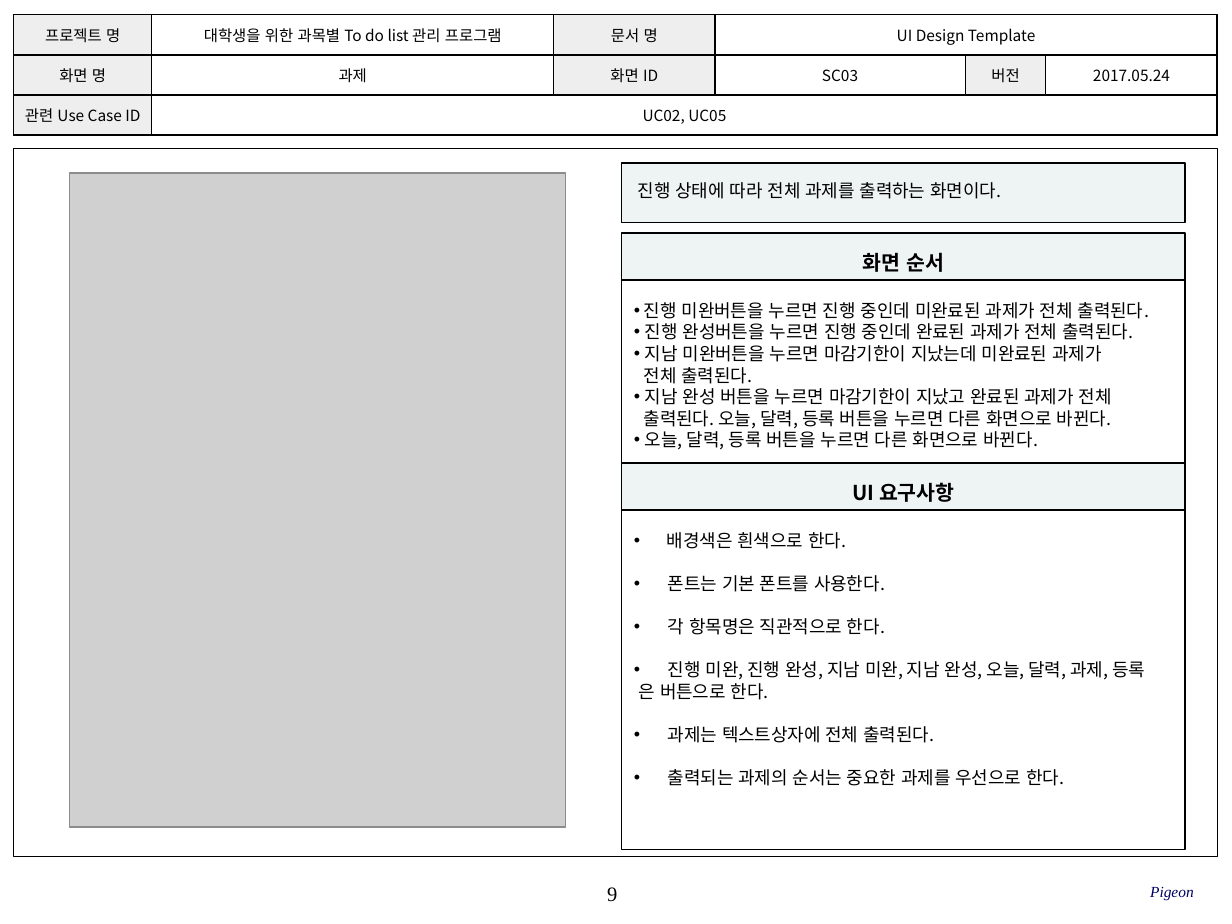
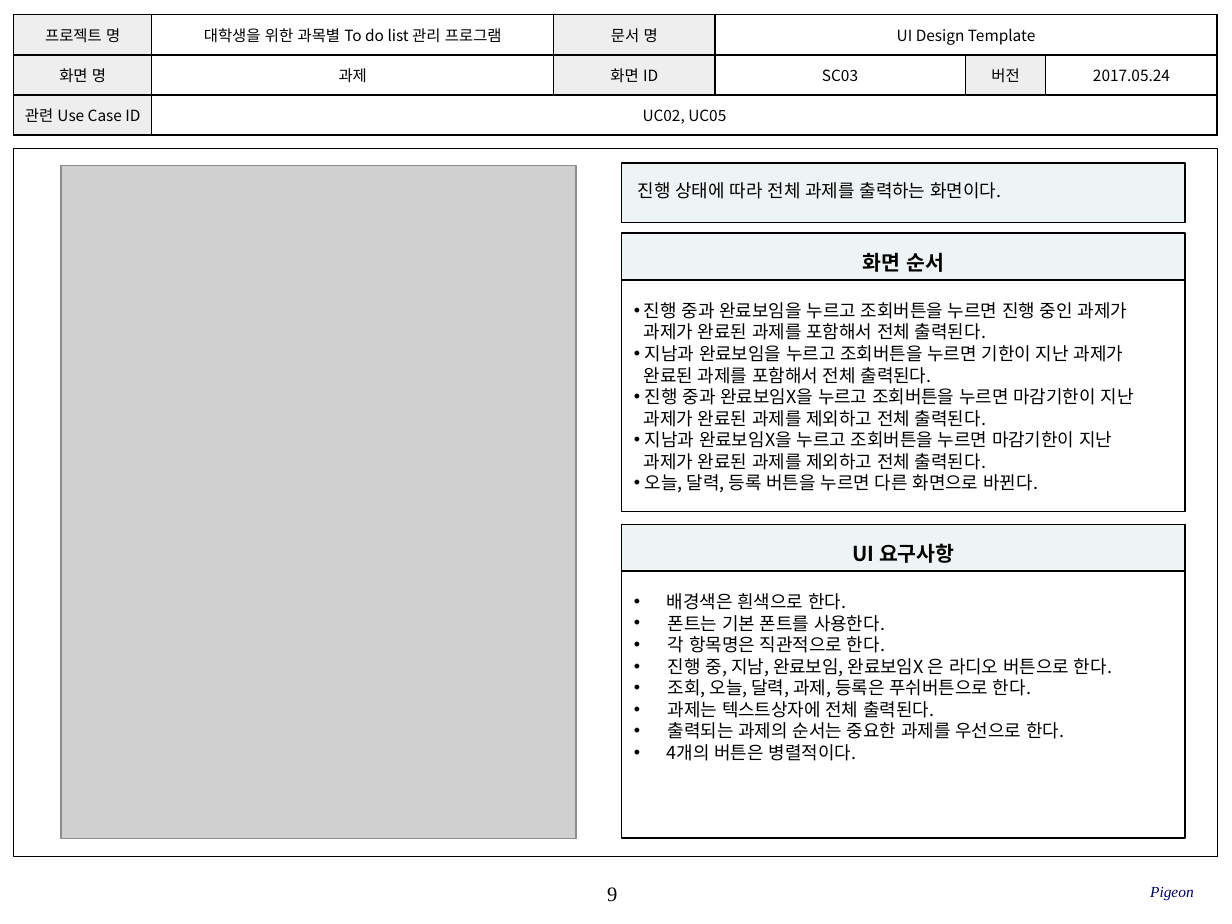
Before and after one commit to SE-admin/9, a slide deck: slide 9 of doc/3_ 설계서/UI Design Template_9_pigeon.pptx. Drawn at 1232x924 pixels with LibreOffice and Linux fonts; fonts in the diff are those of the drawing; grey boxes stand for pictures; background and template pictures are left out. Boxes give left, top, right and bottom in pixels: in the first picture for what was removed or moved away, otherwise in the second. Text is boxed around its words. In the diff, an @@ line names an element or a change of style, - is before the commit and + after.

Commit message:
# 서류 # UI Design Template_9_pigeon.pptx # 9,10p # 요구사항 변경으로 인한 설계서 변경

```diff
--- a/doc/3_ 설계서/UI Design Template_9_pigeon.pptx
+++ b/doc/3_ 설계서/UI Design Template_9_pigeon.pptx
@@ picture: place and size @@
-picture at [70,174,565,828]
+picture at [60,165,575,838]
@@ rectangle "진행 중과 완료보임을 누르고 조회버튼을 ...": place and size @@
-rectangle "진행 중과 완료보임을 누르고 조회버튼을 ..." at [622,280,1186,463]
+rectangle "진행 중과 완료보임을 누르고 조회버튼을 ..." at [622,280,1186,511]
@@ text in rectangle at [644,302,1134,470]: text changed @@
-• 진행 미완버튼을 누르면 진행 중인데 미완료된 과제가 전체 출력된다.
-• 진행 완성버튼을 누르면 진행 중인데 완료된 과제가 전체 출력된다.
-• 지남 미완버튼을 누르면 마감기한이 지났는데 미완료된 과제가
-전체 출력된다.
-• 지남 완성 버튼을 누르면 마감기한이 지났고 완료된 과제가 전체
-출력된다. 오늘, 달력, 등록 버튼을 누르면 다른 화면으로 바뀐다.
+• 진행 중과 완료보임을 누르고 조회버튼을 누르면 진행 중인 과제가
+과제가 완료된 과제를 포함해서 전체 출력된다.
+• 지남과 완료보임을 누르고 조회버튼을 누르면 기한이 지난 과제가
+완료된 과제를 포함해서 전체 출력된다.
+• 진행 중과 완료보임X을 누르고 조회버튼을 누르면 마감기한이 지난
+과제가 완료된 과제를 제외하고 전체 출력된다.
+• 지남과 완료보임X을 누르고 조회버튼을 누르면 마감기한이 지난
+과제가 완료된 과제를 제외하고 전체 출력된다.
@@ rectangle "UI 요구사항": place and size @@
-rectangle "UI 요구사항" at [622,463,1186,510]
+rectangle "UI 요구사항" at [622,525,1186,572]
@@ rectangle "배경색은 흰색으로 한다.": place and size @@
-rectangle "배경색은 흰색으로 한다." at [622,510,1186,850]
+rectangle "배경색은 흰색으로 한다." at [622,572,1186,839]
@@ text in rectangle at [668,658,1112,698]: text changed @@
-• 진행 미완, 진행 완성, 지남 미완, 지남 완성, 오늘, 달력, 과제, 등록
-은 버튼으로 한다.
+• 진행 중, 지남, 완료보임, 완료보임X 은 라디오 버튼으로 한다.
+• 조회, 오늘, 달력, 과제, 등록은 푸쉬버튼으로 한다.
@@ text in rectangle at [667,744,856,761]: paragraph added @@
+• 4개의 버튼은 병렬적이다.
```
Also in this commit, not shown: 9 other slides changed.
